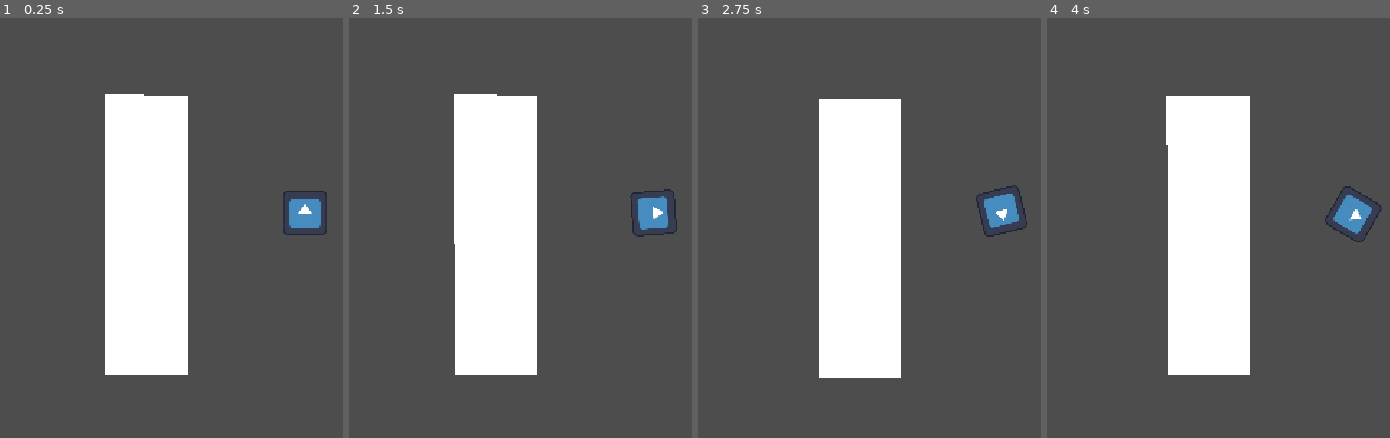
Above: before the commit, frames 1-4 (left to right).
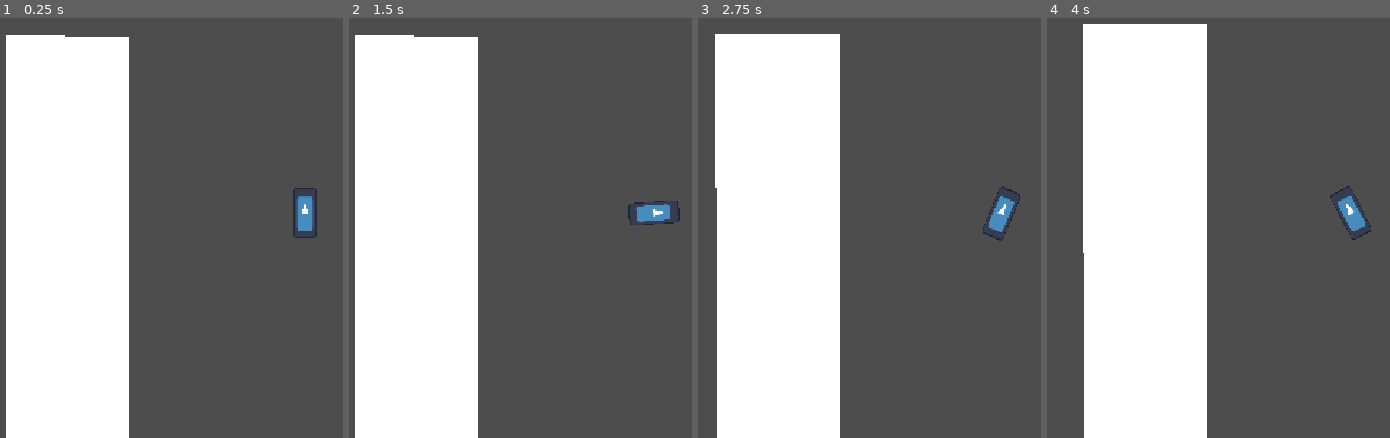
Above: after the commit, the same moments.

Repository: BejtullaAjeti/godot-racer-2d
Game: Godot game, scene res://track.tscn
The game is run twice, just before and just after one commit, with the same random seed, the same clock (stepped at 60 frames per second) and the same inputs. The engine's default icon, where the game draws it, is replaced by a stand-in: a white triangle on a blue panel in a dark square.
Inputs:
- Up to frame 1 (0.25 s): no input
- Up to frame 2 (1.5 s): tap Enter at 0.5 s; hold D (steer_right) 0.53-1.28 s; hold S (brake) from 1.28 s (still down)
- Up to frame 3 (2.75 s): release S (brake) at 2.03 s; hold D (steer_right) from 2.03 s (still down)
- Up to frame 4 (4 s): release D (steer_right) at 2.78 s; hold W (accelerate) 2.78-3.53 s; hold A (steer_left) from 3.53 s (still down)

The runs differ from the first frame. In frame 1, 42% of the frame differs, in the area x 1-96%, y 4-100%; in frame 2, 42%; in frame 3, 43%, in the area x 4-96%, y 3-100%; in frame 4, 37%.

Commit message:
Add reverse-steer correction, speed-sensitive steering, combined-slip traction

Diff:
--- a/car.gd
+++ b/car.gd
@@ -1,13 +1,17 @@
 extends CharacterBody2D
 
 var speed: float = 0.0
-var acceleration: float = 100.0
-var brake_power: float = 80.0
-var max_speed: float = 200.0
-var max_reverse_speed: float = 80.0
+var acceleration: float = 200.0
+var brake_power: float = 150.0
+var max_speed: float = 350.0
+var max_reverse_speed: float = 120.0
 var rotation_speed: float = 2.0
 var friction: float = 40.0
-
+var grip_traction: float = 2.5
+var drift_traction: float = 0.5
+var grip_angle_threshold: float = 8.0
+var max_slip_angle: float = 60.0
+var min_steer_turn_factor: float = 0.25
 func _ready() -> void:
 	pass
 
@@ -16,10 +20,15 @@
 	_move(delta)
 
 func _steer(delta: float) -> void:
+	var steer_input: float = 0.0
 	if Input.is_action_pressed("steer_right"):
-		rotation += rotation_speed * delta
+		steer_input = 1.0
 	elif Input.is_action_pressed("steer_left"):
-		rotation -= rotation_speed * delta
+		steer_input = -1.0
+	if speed < 0:
+		steer_input = -steer_input
+	var speed_factor: float = 1.0 - (abs(speed) / max_speed) * (1.0 - min_steer_turn_factor )
+	rotation += steer_input * rotation_speed * speed_factor * delta
 
 func _move(delta: float) -> void:
 	if Input.is_action_pressed("accelerate"):
@@ -30,5 +39,12 @@
 		speed = move_toward(speed,0.0,friction * delta)
 	speed = clamp(speed,-max_reverse_speed,max_speed)
 	var direction: Vector2 = Vector2.UP.rotated(rotation)
-	velocity = direction * speed
+	var slip_angle: float = abs(direction.angle_to(velocity))
+	var slip_deg: float = rad_to_deg(slip_angle)
+	var lateral_t: float = clamp((slip_deg - grip_angle_threshold)/ (max_slip_angle - grip_angle_threshold), 0.0, 1.0)
+	var longitudinal_t: float = 1.0 if (Input.is_action_pressed("accelerate") or Input.is_action_pressed("brake")) else 0.0
+	var combined_t: float = clamp(sqrt(lateral_t * lateral_t + longitudinal_t * longitudinal_t),0.0,1.0)
+	var effective_traction: float = lerp(grip_traction, drift_traction, combined_t)
+	var target_velocity: Vector2 = direction * speed
+	velocity = velocity.lerp(target_velocity,effective_traction * delta)
 	move_and_slide()
--- a/car.tscn
+++ b/car.tscn
@@ -4,21 +4,23 @@
 [ext_resource type="Texture2D" uid="uid://qo8bruxnq8bj" path="res://icon.svg" id="2_k61xc"]
 
 [sub_resource type="RectangleShape2D" id="RectangleShape2D_uoj53"]
-size = Vector2(127.5, 123.5)
+size = Vector2(44, 99)
 
 [node name="Car" type="CharacterBody2D" unique_id=1420371377]
 script = ExtResource("1_uoj53")
 
 [node name="Sprite2D" type="Sprite2D" parent="." unique_id=1620681621]
+position = Vector2(1.4305115e-06, 0)
+scale = Vector2(0.34375003, 0.765625)
 texture = ExtResource("2_k61xc")
 
 [node name="CollisionShape2D" type="CollisionShape2D" parent="." unique_id=887109893]
-position = Vector2(0.25, 0.25)
+position = Vector2(0, 0.5)
 shape = SubResource("RectangleShape2D_uoj53")
 
 [node name="Camera2D" type="Camera2D" parent="." unique_id=1137427045]
-zoom = Vector2(0.5, 0.5)
+zoom = Vector2(0.75, 0.75)
 limit_smoothed = true
 position_smoothing_enabled = true
-rotation_smoothing_enabled = true
+position_smoothing_speed = 10.0
 rotation_smoothing_speed = 1.0
